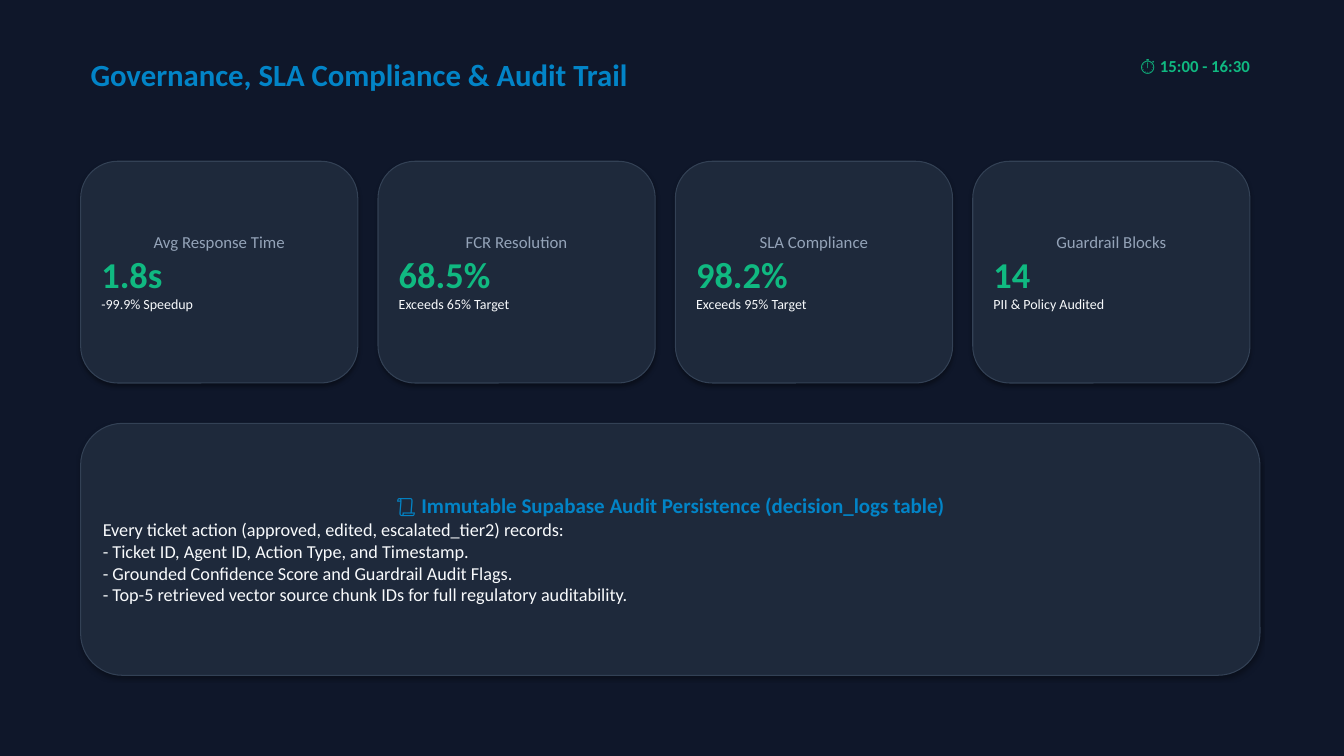
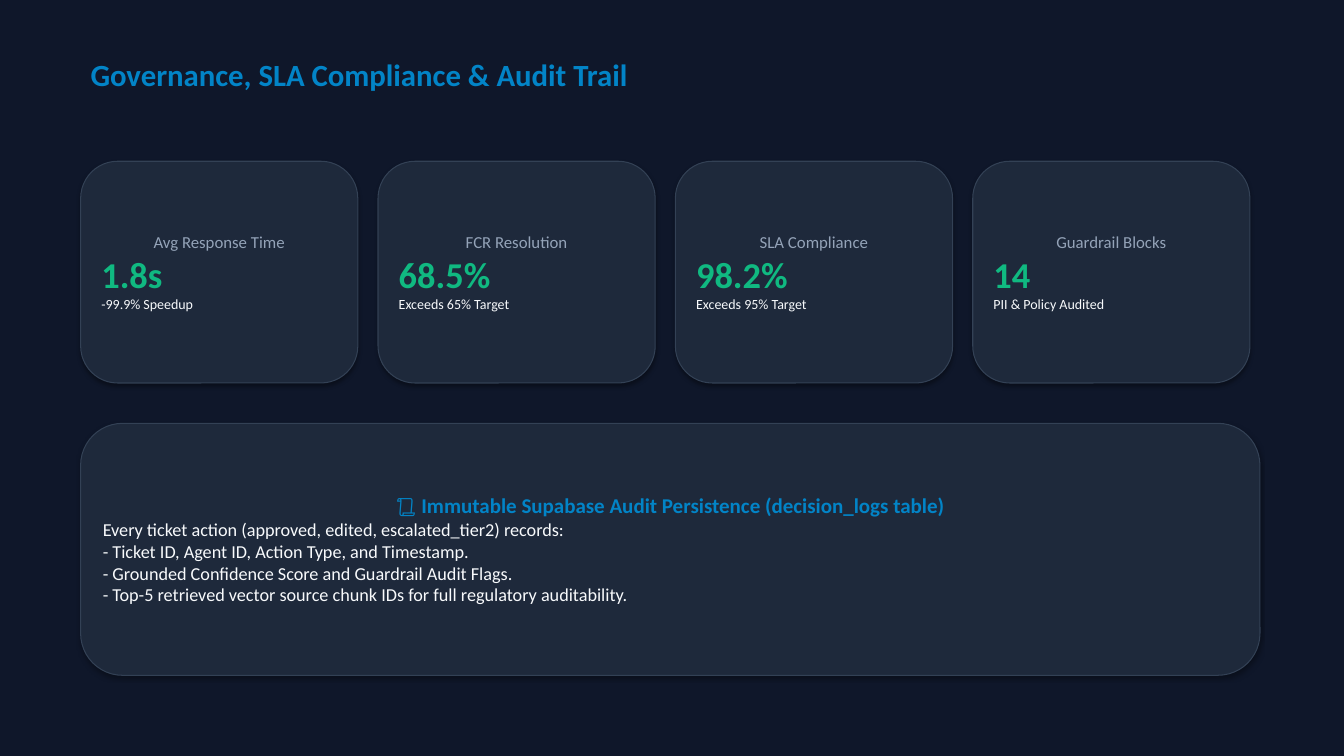
Before and after one commit to amankumar5/cloudserve-support-copilot, a slide deck: slide 9 of AmanKumar_Capstone_Presentation.pptx. Drawn at 1344x756 pixels with LibreOffice and Linux fonts; fonts in the diff are those of the drawing. Boxes give left, top, right and bottom in pixels: in the first picture for what was removed or moved away, otherwise in the second. Text is boxed around its words. In the diff, an @@ line names an element or a change of style, - is before the commit and + after.

```diff
--- a/AmanKumar_Capstone_Presentation.pptx
+++ b/AmanKumar_Capstone_Presentation.pptx
@@ text removed at bbox=[1160, 60, 1250, 72] @@
-⏱ 15:00 - 16:30
```
Also in this commit, not shown: 8 other slides changed, 1 other file.
